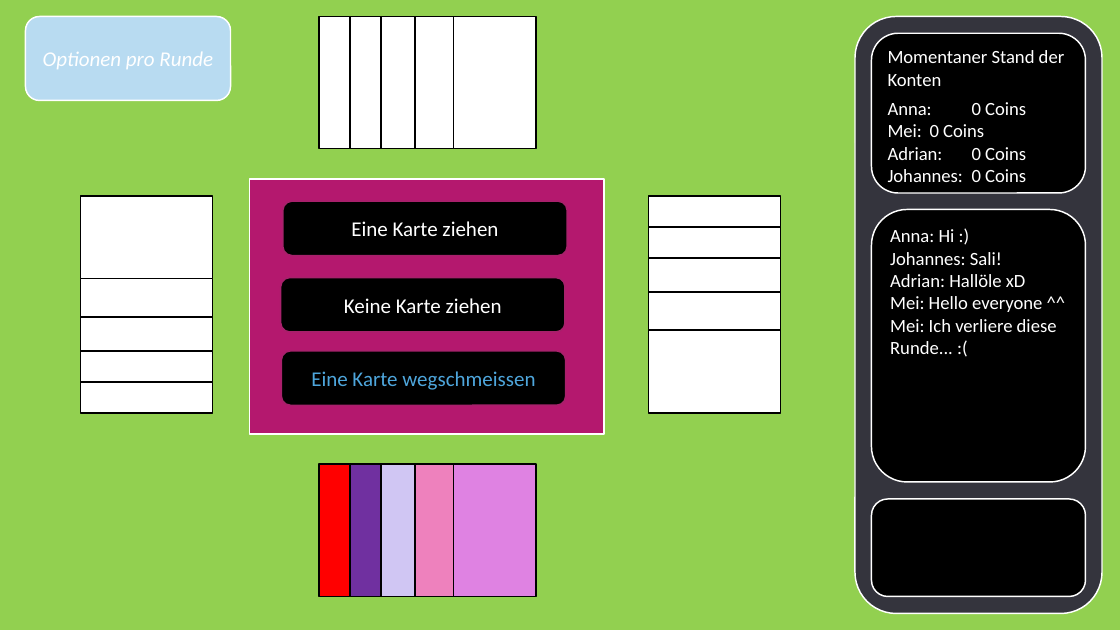
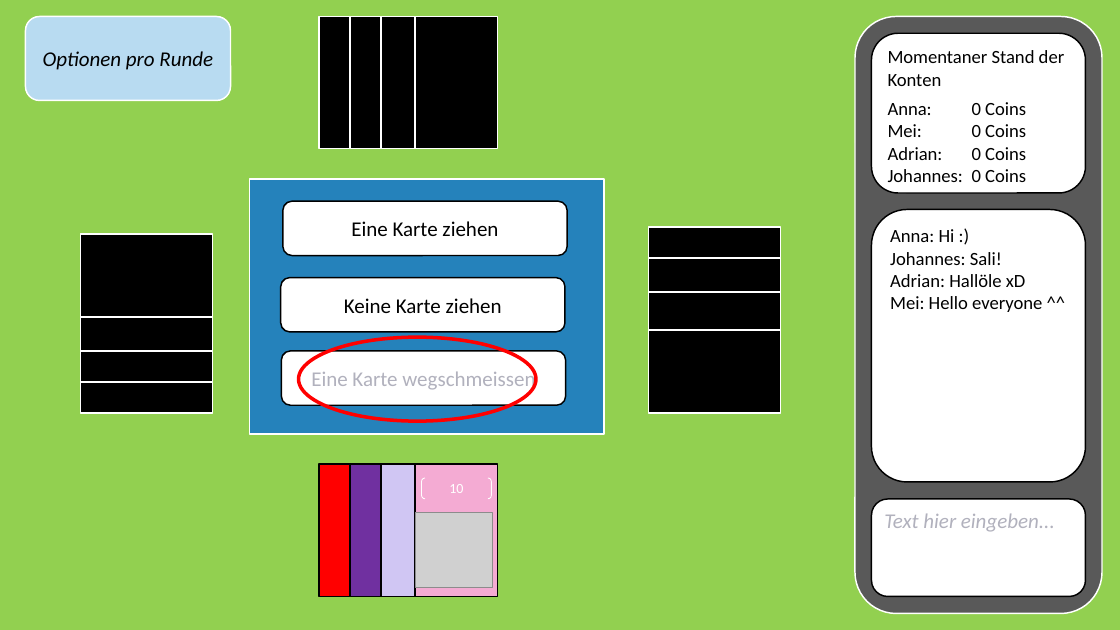
Before and after one commit to jnussbaum/TheBachelorsChaseGame, a slide deck: slide 16 of documents/Meilensteine/Meilenstein I/Meilenstein_1_Präsentation.pptx (slide 19 before the commit). Drawn at 1120x630 pixels with LibreOffice and Linux fonts; fonts in the diff are those of the drawing; grey boxes stand for pictures; background and template pictures are left out. Boxes give left, top, right and bottom in pixels: in the first picture for what was removed or moved away, otherwise in the second. Text is boxed around its words. In the diff, an @@ line names an element or a change of style, - is before the commit and + after.

```diff
--- a/documents/Meilensteine/Meilenstein I/Meilenstein_1_Präsentation.pptx
+++ b/documents/Meilensteine/Meilenstein I/Meilenstein_1_Präsentation.pptx
@@ rounded rectangle "Optionen pro Runde" at (x1=25, y1=17, x2=230, y2=101): text colour #FFFFFF to #000000 @@
@@ rectangle removed at (x1=454, y1=17, x2=536, y2=149) @@
@@ rounded rectangle at (x1=855, y1=17, x2=1102, y2=614): fill #34343D to #595959 @@
@@ rounded rectangle "Momentaner Stand der Konten" at (x1=871, y1=34, x2=1086, y2=193): text colour #FFFFFF to #000000; fill #000000 to #FFFFFF; outline #FFFFFF 1.25 pt to #000000 1.25 pt @@
@@ rectangle at (x1=250, y1=179, x2=604, y2=434): fill #B4186E to #2582BB @@
@@ rectangle removed at (x1=80, y1=196, x2=212, y2=279) @@
@@ rounded rectangle "Eine Karte ziehen" at (x1=283, y1=202, x2=567, y2=256): text colour #FFFFFF to #000000; fill #000000 to #FFFFFF; outline #A8216B 1.25 pt to #000000 1.25 pt @@
@@ rectangle removed at (x1=648, y1=196, x2=780, y2=279) @@
@@ rounded rectangle "Anna: Hi :)" at (x1=871, y1=209, x2=1086, y2=481): text colour #FFFFFF to #000000; fill #000000 to #FFFFFF; outline #FFFFFF 1.25 pt to #000000 1.25 pt @@
@@ rounded rectangle "Keine Karte ziehen" at (x1=281, y1=277, x2=565, y2=332): text colour #FFFFFF to #000000; fill #000000 to #FFFFFF; outline #A8216B 1.25 pt to #000000 1.25 pt @@
@@ text in rounded rectangle at (x1=890, y1=319, x2=1057, y2=354): paragraph removed @@
-Mei: Ich verliere diese Runde... :(
@@ rounded rectangle "Eine Karte wegschmeissen" at (x1=281, y1=351, x2=565, y2=406): text colour #4EA6DC to #B1B1BD; fill #000000 to #FFFFFF; outline #A8216B 1.25 pt to #000000 1.25 pt @@
@@ ellipse added at (x1=298, y1=337, x2=536, y2=421), outline #FF0000 3 pt @@
@@ fill #FFFFFF to #000000; outline #000000 1.25 pt to #FFFFFF 1.25 pt in 12 elements at (x1=319, y1=17, x2=402, y2=149), (x1=350, y1=17, x2=433, y2=149), (x1=381, y1=17, x2=464, y2=149), (x1=415, y1=17, x2=497, y2=149), (x1=80, y1=331, x2=212, y2=413), (x1=80, y1=300, x2=212, y2=382), (x1=80, y1=268, x2=212, y2=351), (x1=80, y1=234, x2=212, y2=316), (x1=648, y1=227, x2=780, y2=310), (x1=648, y1=258, x2=780, y2=341), (x1=648, y1=292, x2=780, y2=374), (x1=648, y1=331, x2=780, y2=413) @@
@@ rectangle at (x1=415, y1=465, x2=497, y2=597): fill #EE81BD to #F4ABD3 @@
@@ bracket pair added at (x1=422, y1=478, x2=492, y2=499), outline #FFFFFF 0.75 pt, 12 pt, text #FFFFFF @@
+10
@@ rectangle removed at (x1=454, y1=465, x2=536, y2=597) @@
@@ rounded rectangle "Text hier eingeben..." at (x1=871, y1=499, x2=1086, y2=597): text colour #000000 to #B1B1BD; fill #000000 to #FFFFFF; outline #FFFFFF 1.25 pt to #000000 1.25 pt @@
@@ picture added at (x1=415, y1=513, x2=492, y2=587) @@
```
Also in this commit, not shown: 16 other slides changed, 6 other files.
